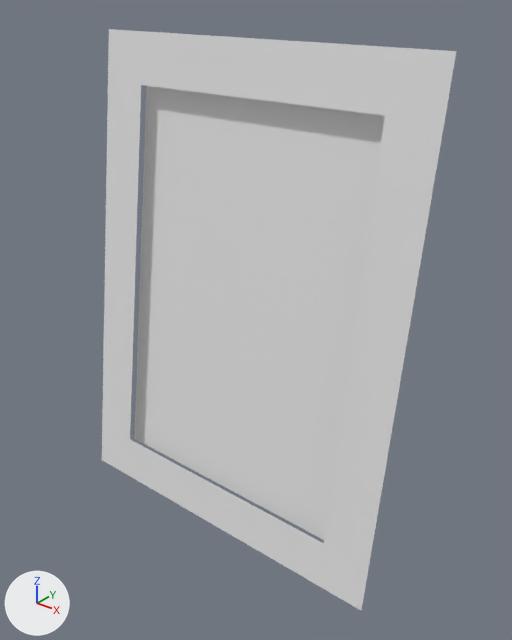
A saved change to the glTF model Assets/LOC_House/Models/NoiThat/PhongKhach/mesh/KhungNho_Khoi.glb.
One viewpoint serves both versions: a camera (50 mm lens) standing at (0.0994, -0.1065, 0.1305) and looking at (0.0032, 0.0137, 0.0559). Lighting does not change. The marker at lower left points along +X, +Y and +Z. The first picture is the older version. Materials are left out; every surface is plain grey. Vertices at exactly the same position are counted once.

Script lines for the objects in view, before the commit:
```python
me_geometry_0 = bpy.data.meshes.new('geometry_0')
me_geometry_0.from_pydata(...)  # 12 vertices, 10 faces; spans x -0.045..0.045, y 0.0..0.0193, z 0.0..0.1188
me_geometry_0.materials.append(mat_material_0)
# before: 8 (-0.0354, 0.0053, 0.0089) at pixel (134, 438), 9 (0.0354, 0.0053, 0.0089), 10 (0.0354, 0.0193, 0.1088), 11 (-0.0354, 0.0193, 0.1088)
ob_geometry_0 = bpy.data.objects.new('geometry_0', me_geometry_0)
ob_geometry_0.location = (0.0, 0.0, 0.0)
```
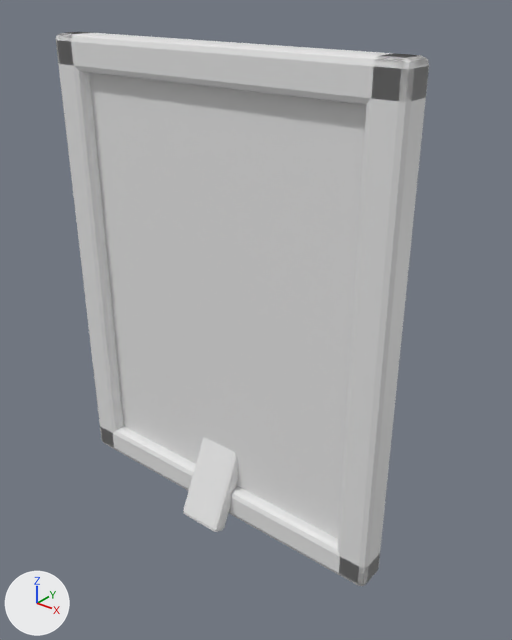
Changed parts and their boxes [x1, y1, x2, y2] in the pictures (512 x 640 px; the box of a moved part takes in the faces that stretch with it):
'geometry_0', reshaped: before [102, 29, 457, 610]; after [56, 32, 429, 586]
part 1 of me_geometry_0, rebuilt: before [102, 29, 457, 610]; after [56, 32, 429, 586]
part 2 of me_geometry_0, added: after [101, 426, 380, 585]
part 3 of me_geometry_0, added: after [183, 437, 238, 532]
part 4 of me_geometry_0, moved or reshaped: before [135, 86, 385, 540]; after [89, 73, 367, 539]

Diff of the bpy script that builds the scene:
```diff
--- a/Assets/LOC_House/Models/NoiThat/PhongKhach/mesh/KhungNho_Khoi.glb.py
+++ b/Assets/LOC_House/Models/NoiThat/PhongKhach/mesh/KhungNho_Khoi.glb.py
@@ me_geometry_0 @@
 # used by ob_geometry_0; location = (0.0, 0.0, 0.0)
 # verts and faces of me_geometry_0; kept vertices keep their numbers, new ones are numbered from 12
-me_geometry_0.from_pydata(...)  # 12 vertices, 10 faces; spans x -0.045..0.045, y 0.0..0.0193, z 0.0..0.1188
+me_geometry_0.from_pydata(...)  # 289 vertices, 554 faces; spans x -0.045..0.045, y -0.0057..0.0323, z 0.0034..0.1188
+# me_geometry_0 part 1: the loose piece of 8 vertices spanning x -0.045..0.045, y 0.0..0.0167, z 0.0..0.1188 is rebuilt with 165 vertices and now spans x -0.045..0.045, y 0.0..0.008, z 0.006..0.1188
+# me_geometry_0 part 2: a new loose piece of 56 vertices spanning x -0.045..0.045, y 0.0..0.008, z 0.006..0.014
+# me_geometry_0 part 3: a new loose piece of 56 vertices spanning x -0.006..0.006, y -0.0057..0.0323, z 0.0034..0.0797
+# me_geometry_0 part 4
+delete_vertices([*range(8, 12)])  # with the faces that use them
+verts[12] = (-0.038, 0.003, 0.013)
+verts[13] = (0.038, 0.003, 0.013)
+verts[14] = (0.038, 0.003, 0.1118)
+verts[15] = (-0.038, 0.003, 0.1118)
+faces += [(12, 13, 14), (12, 14, 15)]
+# other edits to the shape of me_geometry_0 do not show in these pictures
```
